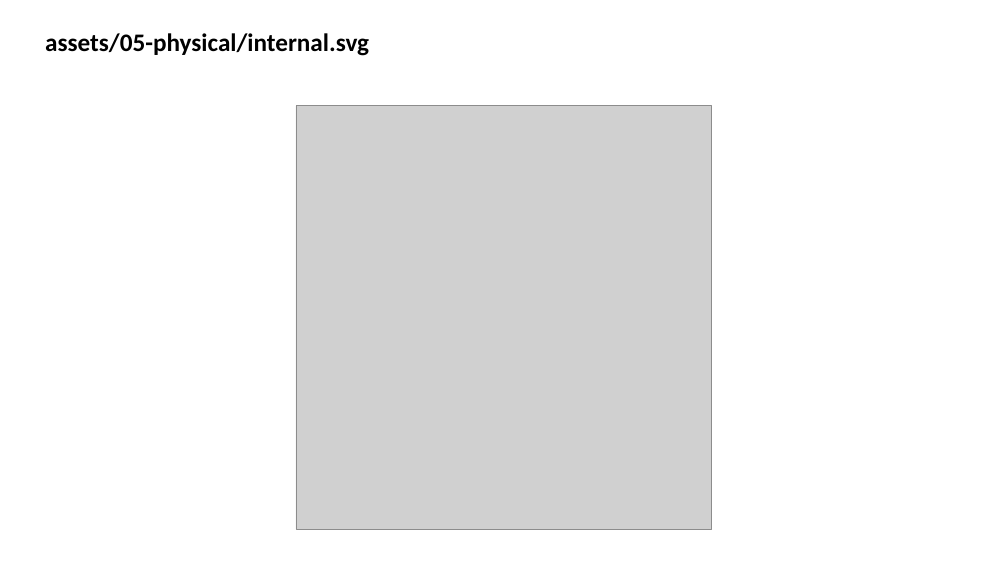
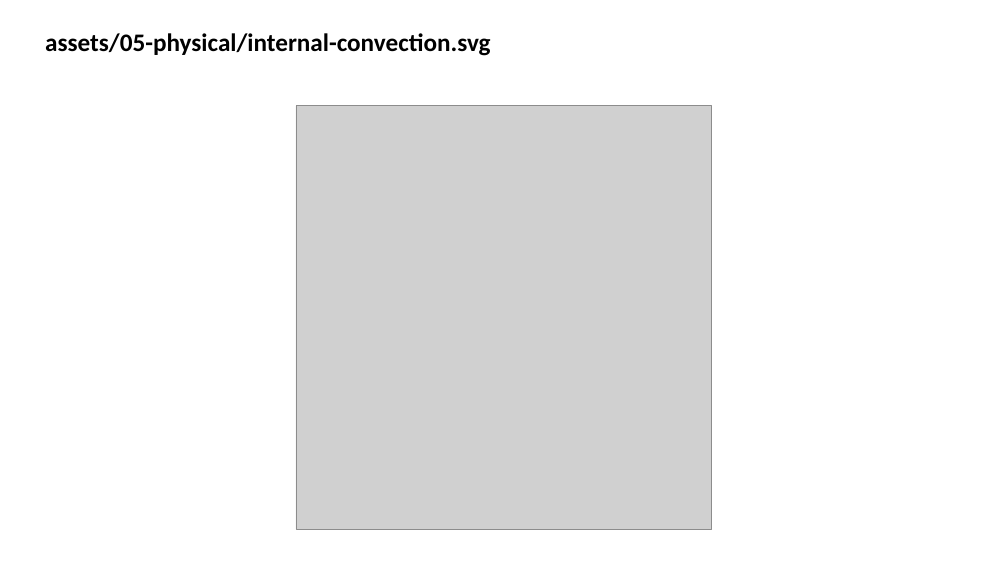
Before and after one commit to wdumontaud/slides_PUCPR, a slide deck: slide 20 of assets/illustrations.pptx (slide 17 before the commit). Drawn at 1008x567 pixels with LibreOffice and Linux fonts; fonts in the diff are those of the drawing; grey boxes stand for pictures. Boxes give left, top, right and bottom in pixels: in the first picture for what was removed or moved away, otherwise in the second. Text is boxed around its words. In the diff, an @@ line names an element or a change of style, - is before the commit and + after.

```diff
--- a/assets/illustrations.pptx
+++ b/assets/illustrations.pptx
@@ text at (45, 33, 490, 56): text changed @@
-assets/05-physical/internal.svg
+assets/05-physical/internal-convection.svg
```
Also in this commit, not shown: 2 other slides changed, 5 slides added, 13 other files.
